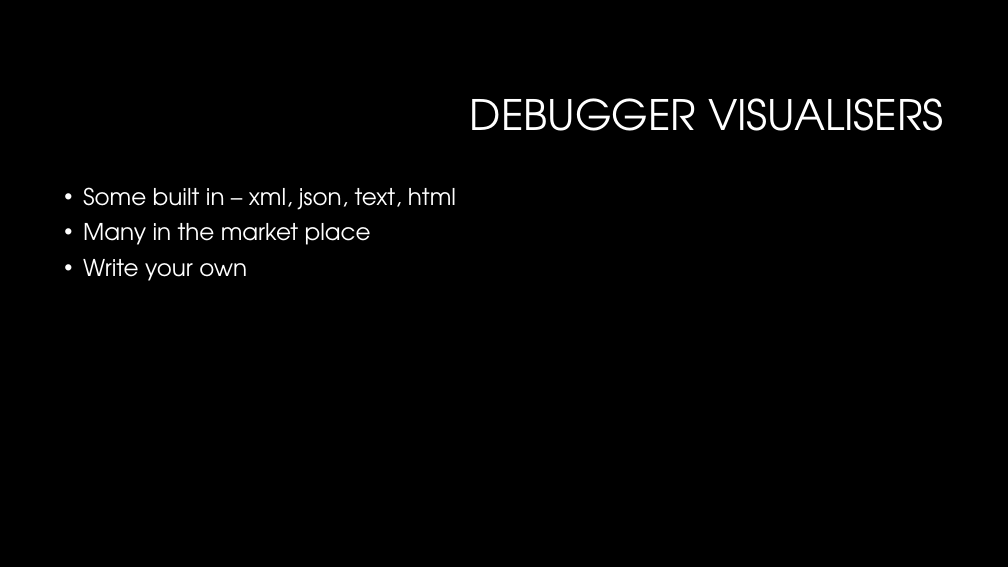
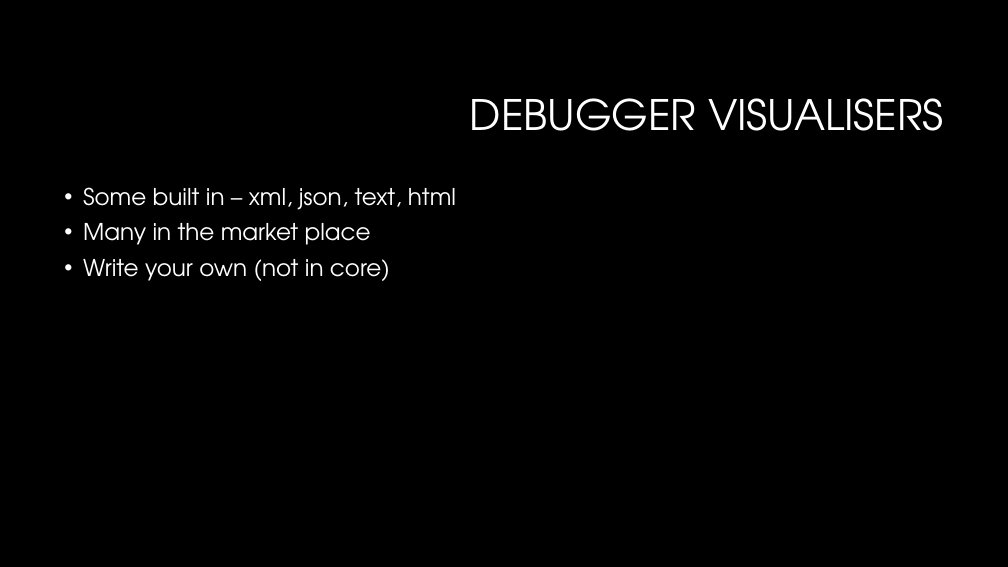
Before and after one commit to GBPhilip/Debugging, a slide deck: slide 19 of Debugging1.pptx. Drawn at 1008x567 pixels with LibreOffice and Linux fonts; fonts in the diff are those of the drawing; background and template pictures are left out. Boxes give left, top, right and bottom in pixels: in the first picture for what was removed or moved away, otherwise in the second. Text is boxed around its words. In the diff, an @@ line names an element or a change of style, - is before the commit and + after.

```diff
--- a/Debugging1.pptx
+++ b/Debugging1.pptx
@@ text at (x1=83, y1=259, x2=390, y2=281): text changed @@
-• Write your own
+• Write your own (not in core)
```
Also in this commit, not shown: 3 other slides changed, 11 other files.
